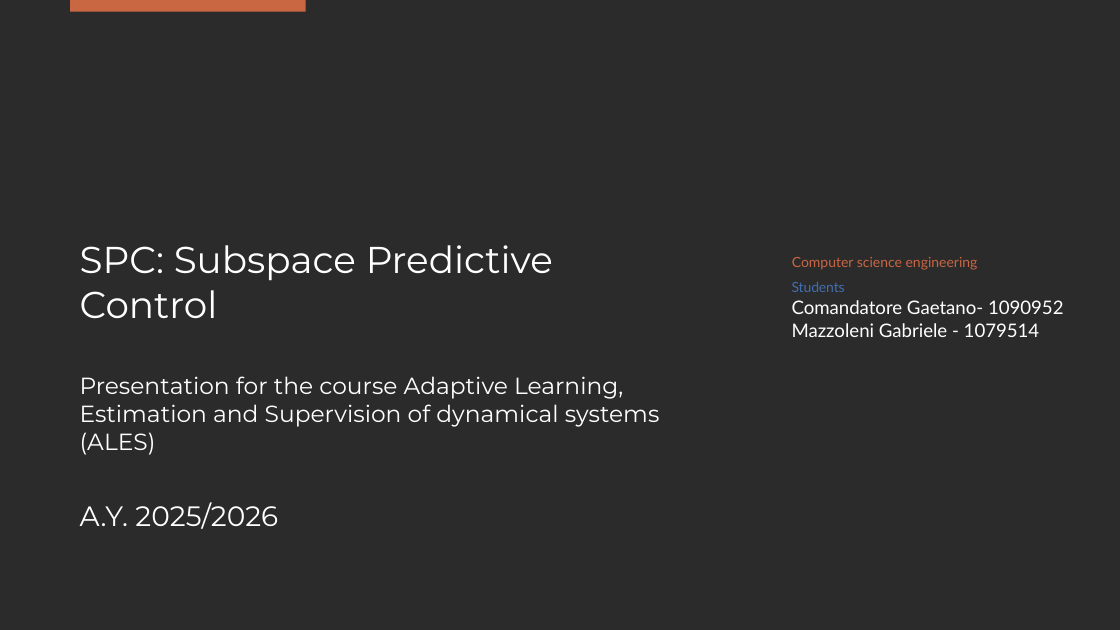
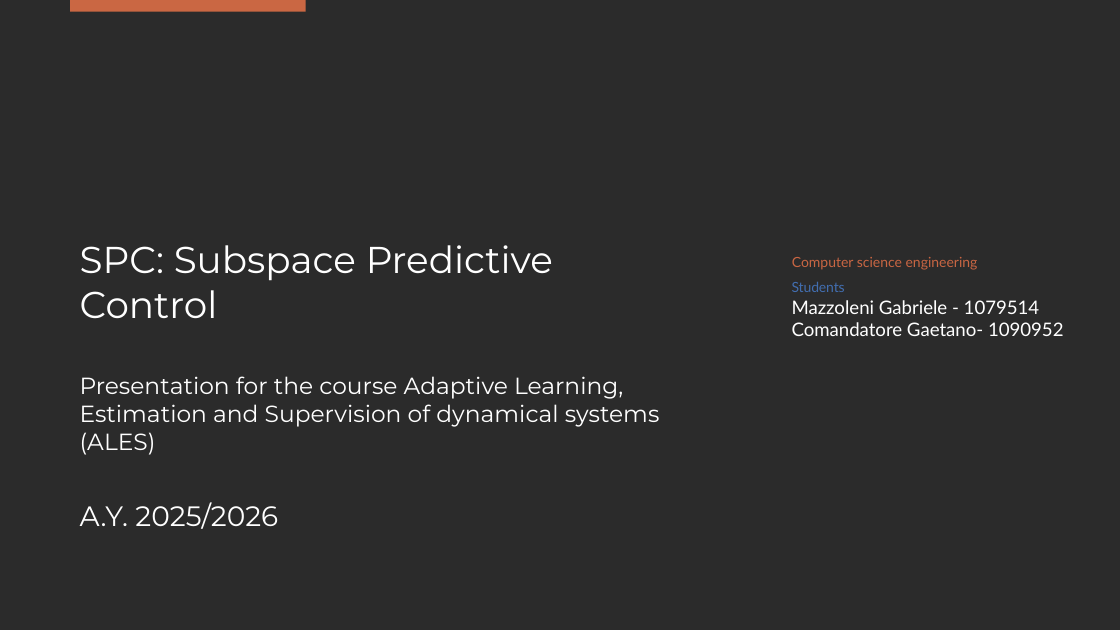
Before and after one commit to Gabriele-Mazzoleni/Progetto_ALES_aa_2025_2026, a slide deck: slide 1 of SPC_Presentation.pptx. Drawn at 1120x630 pixels with LibreOffice and Linux fonts; fonts in the diff are those of the drawing; background and template pictures are left out; a plain dark background stands for a picture behind light text. Boxes give left, top, right and bottom in pixels: in the first picture for what was removed or moved away, otherwise in the second. Text is boxed around its words. In the diff, an @@ line names an element or a change of style, - is before the commit and + after.

Commit message:
Presentation update with revision 2

```diff
--- a/SPC_Presentation.pptx
+++ b/SPC_Presentation.pptx
@@ text at [792,300,1040,314]: paragraph added @@
+Mazzoleni Gabriele - 1079514
@@ text removed at [792,323,1040,337] @@
-Mazzoleni Gabriele - 1079514
```
Also in this commit, not shown: 1 other slide changed, 3 slides added, 1 other file.
